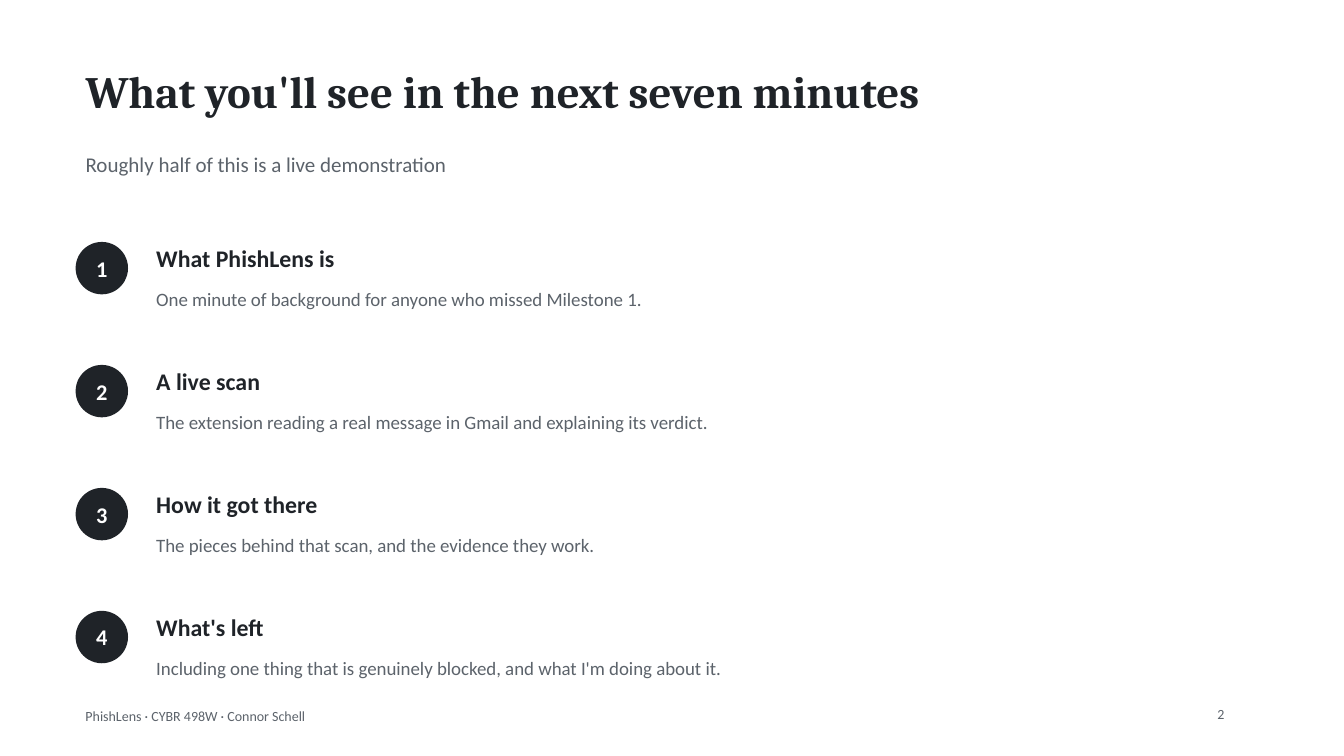
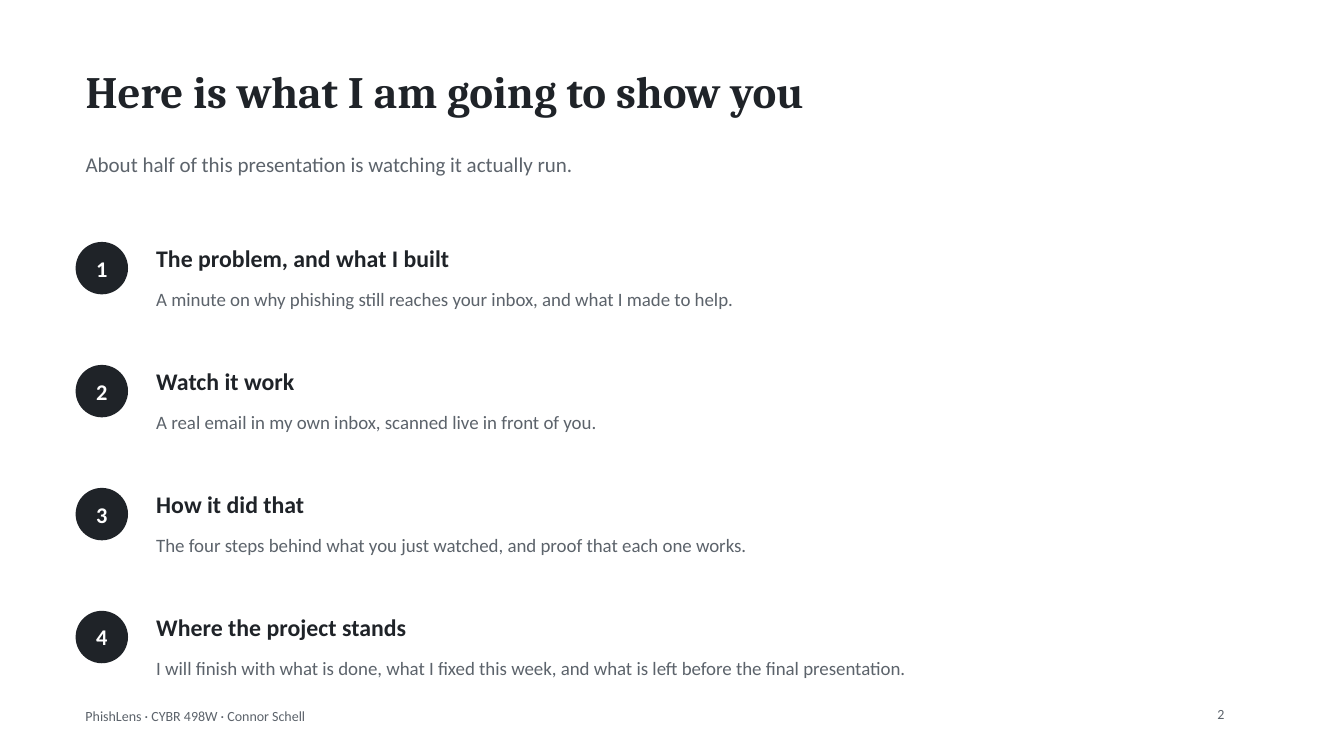
Before and after one commit to connorschell/PhishLens, a slide deck: slide 2 of 06_Deliverables/IM2_Presentation.pptx. Drawn at 1344x756 pixels with LibreOffice and Linux fonts; fonts in the diff are those of the drawing. Boxes give left, top, right and bottom in pixels: in the first picture for what was removed or moved away, otherwise in the second. Text is boxed around its words. In the diff, an @@ line names an element or a change of style, - is before the commit and + after.

```diff
--- a/06_Deliverables/IM2_Presentation.pptx
+++ b/06_Deliverables/IM2_Presentation.pptx
@@ title at [86,77,803,118]: text changed @@
-What you'll see in the next seven minutes
+Here is what I am going to show you
@@ text at [86,157,573,176]: text changed @@
-Roughly half of this is a live demonstration
+About half of this presentation is watching it actually run.
@@ text at [156,250,450,271]: text changed @@
-What PhishLens is
+The problem, and what I built
@@ text at [156,293,733,309]: text changed @@
-One minute of background for anyone who missed Milestone 1.
+A minute on why phishing still reaches your inbox, and what I made to help.
@@ text at [156,373,294,390]: text changed @@
-A live scan
+Watch it work
@@ text at [156,416,596,432]: text changed @@
-The extension reading a real message in Gmail and explaining its verdict.
+A real email in my own inbox, scanned live in front of you.
@@ text at [156,496,304,513]: text changed @@
-How it got there
+How it did that
@@ text at [156,539,746,555]: text changed @@
-The pieces behind that scan, and the evidence they work.
+The four steps behind what you just watched, and proof that each one works.
@@ text at [156,619,406,640]: text changed @@
-What's left
+Where the project stands
@@ text at [156,662,905,678]: text changed @@
-Including one thing that is genuinely blocked, and what I'm doing about it.
+I will finish with what is done, what I fixed this week, and what is left before the final presentation.
```
Also in this commit, not shown: 8 other slides changed, 7 other files.
